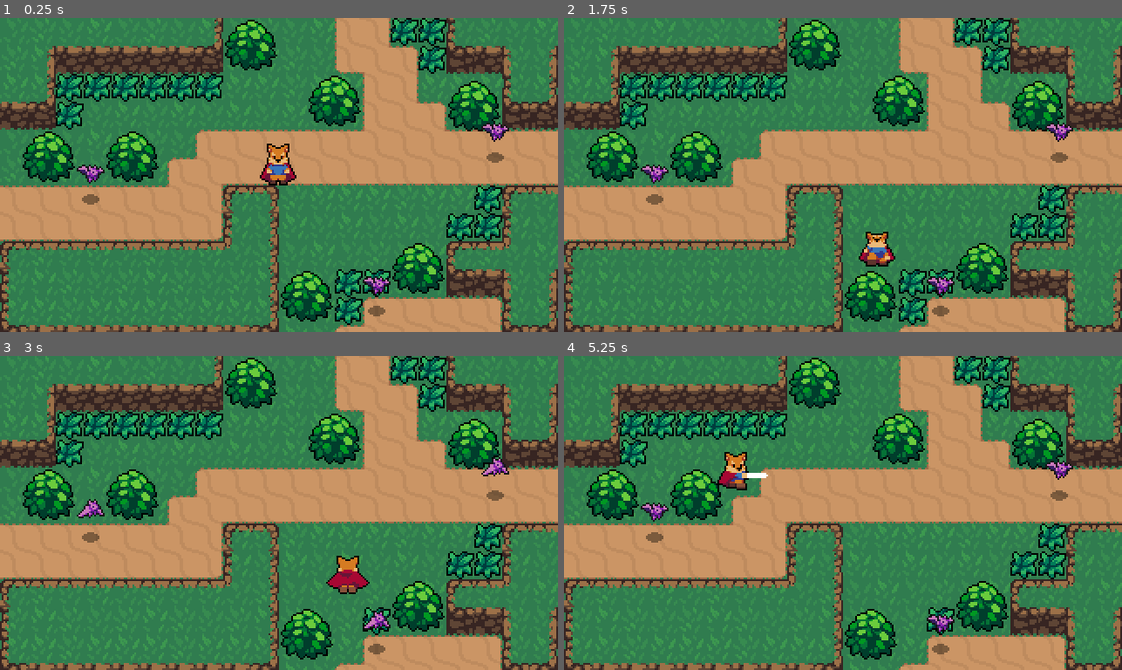
Above: before the commit, frames 1-4 (two rows, left to right).
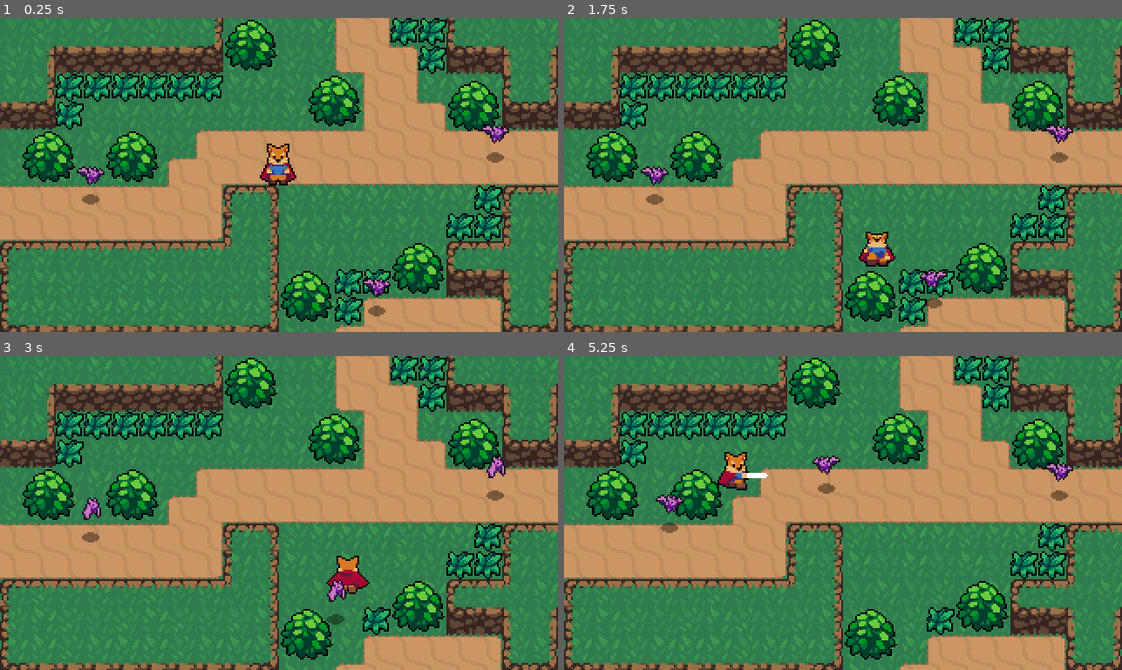
Above: after the commit, the same moments.

Repository: lepsalex/2D-BoT
Game: Godot game, scene res://World.tscn
The game is run twice, just before and just after one commit, with the same random seed, the same clock (stepped at 60 frames per second) and the same inputs.
Inputs:
- Up to frame 1 (0.25 s): no input
- Up to frame 2 (1.75 s): hold Right (ui_right) 0.53-1.28 s; tap X (attack) at 0.6 s; hold Down (ui_down) from 1.28 s (still down); tap Z (roll) at 1.35 s
- Up to frame 3 (3 s): release Down (ui_down) at 2.03 s; hold Right (ui_right) 2.03-2.78 s; tap X (attack) at 2.1 s; hold Up (ui_up) from 2.78 s (still down); tap Z (roll) at 2.85 s
- Up to frame 4 (5.25 s): release Up (ui_up) at 3.53 s; hold Left (ui_left) 3.53-5.03 s; tap X (attack) at 3.6, 5.1 s; tap Z (roll) at 4.35 s; hold Down (ui_down) from 5.03 s (still down)

The runs differ from the first frame. In frame 1, 0.4% of the frame differs, in the area x 13-92%, y 33-89%; in frame 2, 0.7%; in frame 3, 0.8%; in frame 4, 1.1%, in the area x 13-92%, y 31-95%.

Commit message:
super basic bat AI

Diff:
--- a/Enemies/Bat.gd
+++ b/Enemies/Bat.gd
@@ -1,23 +1,62 @@
 extends KinematicBody2D
+
+export(int) var ACCELERATION = 300
+export(int) var MAX_SPEED = 50
+export(int) var FRICTION = 200
 
 const EnemyDeathEffect = preload("res://Effects/EnemyDeathEffect.tscn")
 
+enum {
+	IDLE,
+	WANDER,
+	CHASE
+}
+
+var velocity = Vector2.ZERO
 var knockback = Vector2.ZERO
 
+var state = IDLE
+
+onready var sprite = $AnimatedSprite
 onready var stats = $Stats
+onready var playerDetectionZone = $PlayerDetectionZone
 
 func _ready():
 	print("max_health: ", stats.max_health)
 	print("health: ", stats.health)
 
 func _physics_process(delta):
-	knockback = knockback.move_toward(Vector2.ZERO, 200 * delta)
+	knockback = knockback.move_toward(Vector2.ZERO, FRICTION * delta)
 	knockback = move_and_slide(knockback)
+
+	match state:
+		IDLE:
+			velocity = velocity.move_toward(Vector2.ZERO, FRICTION * delta)
+			seek_player()
+
+		WANDER:
+			pass
+
+		CHASE:
+			var player = playerDetectionZone.player
+			if player != null:
+				var direction = (player.global_position - global_position).normalized()
+				velocity = velocity.move_toward(direction * MAX_SPEED, ACCELERATION * delta)
+			else:
+				state = IDLE
+
+			sprite.flip_h = velocity.x < 0
+
+	velocity = move_and_slide(velocity)
+
+
+func seek_player():
+	if playerDetectionZone.can_see_player():
+		state = CHASE
 
 func _on_HurtBox_area_entered(area):
 	stats.health -= area.damage
 	knockback = area.knockback_vector * 120
-
 
 func _on_Stats_no_health():
 	queue_free()
--- a/Enemies/Bat.tscn
+++ b/Enemies/Bat.tscn
@@ -1,10 +1,11 @@
-[gd_scene load_steps=14 format=2]
+[gd_scene load_steps=16 format=2]
 
 [ext_resource path="res://Enemies/Bat.png" type="Texture" id=1]
 [ext_resource path="res://Shadows/SmallShadow.png" type="Texture" id=2]
 [ext_resource path="res://Interactions/HurtBox.tscn" type="PackedScene" id=3]
 [ext_resource path="res://Enemies/Bat.gd" type="Script" id=4]
 [ext_resource path="res://Stats.tscn" type="PackedScene" id=5]
+[ext_resource path="res://Enemies/PlayerDetectionZone.tscn" type="PackedScene" id=6]
 
 [sub_resource type="AtlasTexture" id=1]
 atlas = ExtResource( 1 )
@@ -46,6 +47,9 @@
 radius = 7.0
 height = 4.0
 
+[sub_resource type="CircleShape2D" id=9]
+radius = 65.0
+
 [node name="Bat" type="KinematicBody2D"]
 collision_layer = 2147483664
 script = ExtResource( 4 )
@@ -53,7 +57,7 @@
 [node name="AnimatedSprite" type="AnimatedSprite" parent="."]
 frames = SubResource( 6 )
 animation = "Fly"
-frame = 1
+frame = 2
 playing = true
 offset = Vector2( 0, -12 )
 
@@ -72,7 +76,14 @@
 
 [node name="Stats" parent="." instance=ExtResource( 5 )]
 max_health = 2
+
+[node name="PlayerDetectionZone" parent="." instance=ExtResource( 6 )]
+
+[node name="CollisionShape2D" parent="PlayerDetectionZone" index="0"]
+shape = SubResource( 9 )
 [connection signal="area_entered" from="HurtBox" to="." method="_on_HurtBox_area_entered"]
 [connection signal="no_health" from="Stats" to="." method="_on_Stats_no_health"]
 
 [editable path="HurtBox"]
+
+[editable path="PlayerDetectionZone"]
--- /dev/null
+++ b/Enemies/PlayerDetectionZone.gd
@@ -0,0 +1,13 @@
+extends Area2D
+
+var player = null
+
+
+func can_see_player():
+	return player != null
+
+func _on_PlayerDetectionZone_body_entered(body):
+	player = body
+
+func _on_PlayerDetectionZone_body_exited(body):
+	player = null
--- /dev/null
+++ b/Enemies/PlayerDetectionZone.tscn
@@ -0,0 +1,13 @@
+[gd_scene load_steps=2 format=2]
+
+[ext_resource path="res://Enemies/PlayerDetectionZone.gd" type="Script" id=1]
+
+[node name="PlayerDetectionZone" type="Area2D"]
+collision_layer = 0
+collision_mask = 2
+script = ExtResource( 1 )
+
+[node name="CollisionShape2D" type="CollisionShape2D" parent="."]
+modulate = Color( 1, 1, 1, 0.392157 )
+[connection signal="body_entered" from="." to="." method="_on_PlayerDetectionZone_body_entered"]
+[connection signal="body_exited" from="." to="." method="_on_PlayerDetectionZone_body_exited"]
--- a/Player/Player.gd
+++ b/Player/Player.gd
@@ -24,7 +24,6 @@
 	animationTree.active = true
 	swordHitbox.knockback_vector = roll_vector
 
-
 func _physics_process(delta):
 	match state:
 		MOVE:
@@ -33,7 +32,6 @@
 			roll_state(delta)
 		ATTACK:
 			attack_state(delta)
-
 
 func move_state(delta):
 	var input_vector = Vector2.ZERO
@@ -62,27 +60,22 @@
 	if Input.is_action_just_pressed("attack"):
 		state = ATTACK
 
-
 func roll_state(_delta):
 	velocity = roll_vector * ROLL_SPEED
 	animationState.travel("Roll")
 	move()
-
 
 func attack_state(_delta):
 	velocity = Vector2.ZERO
 	animationState.travel("Attack")
 	# todo: animation cancelling
 
-
 func move():
 	velocity = move_and_slide(velocity)
-
 
 func roll_anim_finished():
 	velocity = velocity * ROLL_COEFFICIENT
 	state = MOVE
 
-
 func attack_anim_finished():
 	state = MOVE
